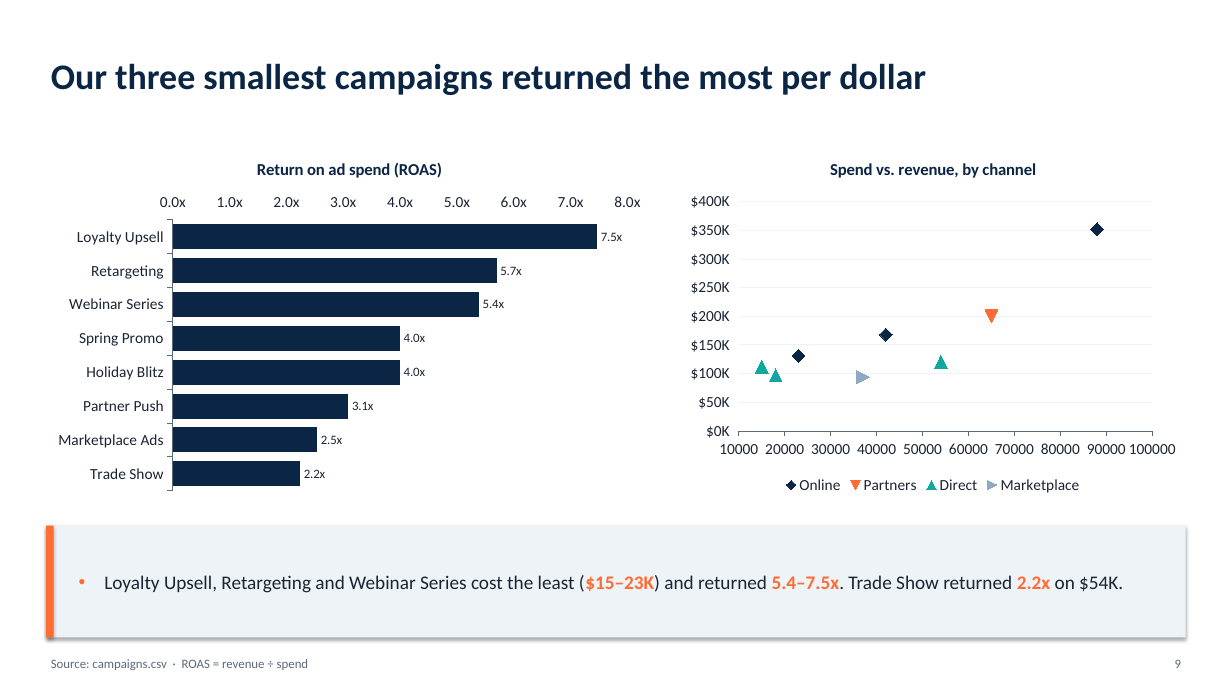
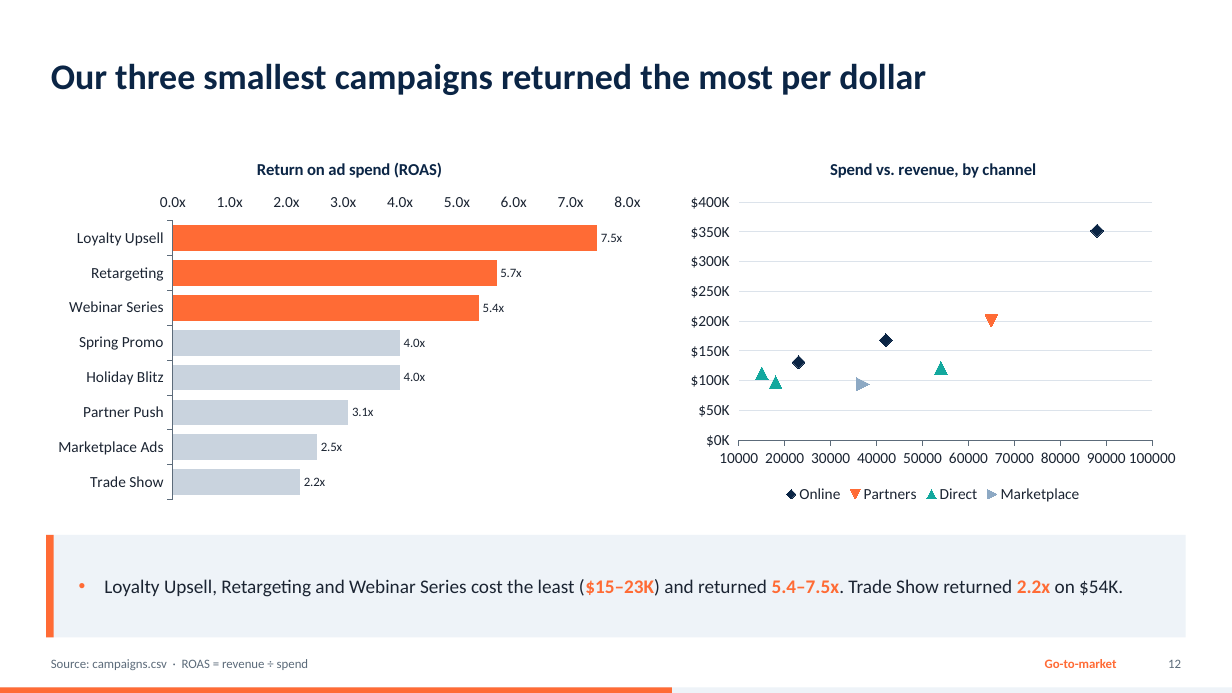
Before and after one commit to FrocketGaming/PPT_DEMO, a slide deck: slide 12 of out/demo_advanced.pptx (slide 9 before the commit). Drawn at 1232x693 pixels with LibreOffice and Linux fonts; fonts in the diff are those of the drawing. Boxes give left, top, right and bottom in pixels: in the first picture for what was removed or moved away, otherwise in the second. Text is boxed around its words. In the diff, an @@ line names an element or a change of style, - is before the commit and + after.

```diff
--- a/out/demo_advanced.pptx
+++ b/out/demo_advanced.pptx
@@ bar chart at <box>46,143,653,507</box> @@
@@ colours of single points changed @@
@@ bar chart: place and size @@
-bar chart at <box>46,143,653,498</box>
+bar chart at <box>46,143,653,507</box>
@@ scatter chart at <box>680,143,1186,507</box> @@
@@ value axis changed @@
@@ scatter chart: place and size @@
-scatter chart at <box>680,143,1186,498</box>
+scatter chart at <box>680,143,1186,507</box>
@@ rectangle: place and size @@
-rectangle at <box>46,526,1186,638</box>
+rectangle at <box>46,535,1186,638</box>
@@ rectangle at <box>46,535,1186,638</box>: shadow off @@
@@ rectangle at <box>46,535,54,638</box>: shadow off @@
@@ rectangle: place and size @@
-rectangle at <box>46,526,54,638</box>
+rectangle at <box>46,535,54,638</box>
@@ text "Loyalty Upsell, Retargeting and Webinar ...": place and size @@
-text "Loyalty Upsell, Retargeting and Webinar ..." at <box>104,575,1123,593</box>
+text "Loyalty Upsell, Retargeting and Webinar ..." at <box>104,579,1123,597</box>
@@ text added at <box>1045,659,1117,668</box>, 10 pt, text #FF6B35, bold @@
+Go-to-market
@@ text at <box>1168,659,1181,668</box>: text changed @@
-9
+12
@@ rectangle added at <box>0,688,1232,693</box>, fill #EEF3F8 @@
@@ rectangle added at <box>0,688,672,693</box>, fill #FF6B35 @@
```
Also in this commit, not shown: 13 other slides changed, 8 slides added, 3 slides removed, 9 other files.
